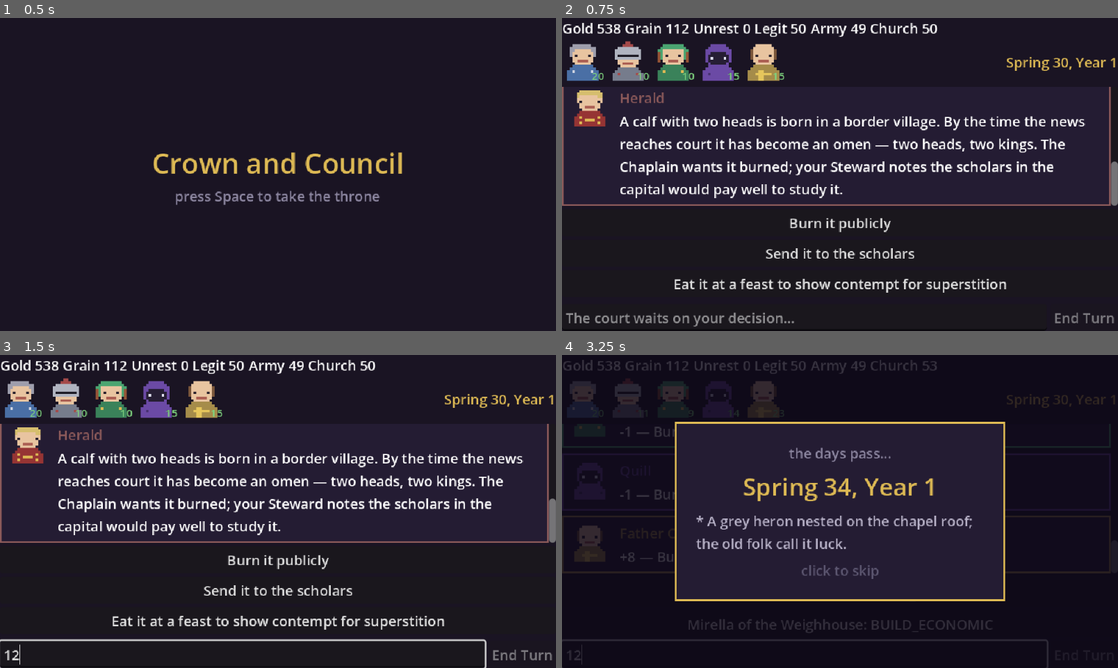
Above: before the commit, frames 1-4 (two rows, left to right).
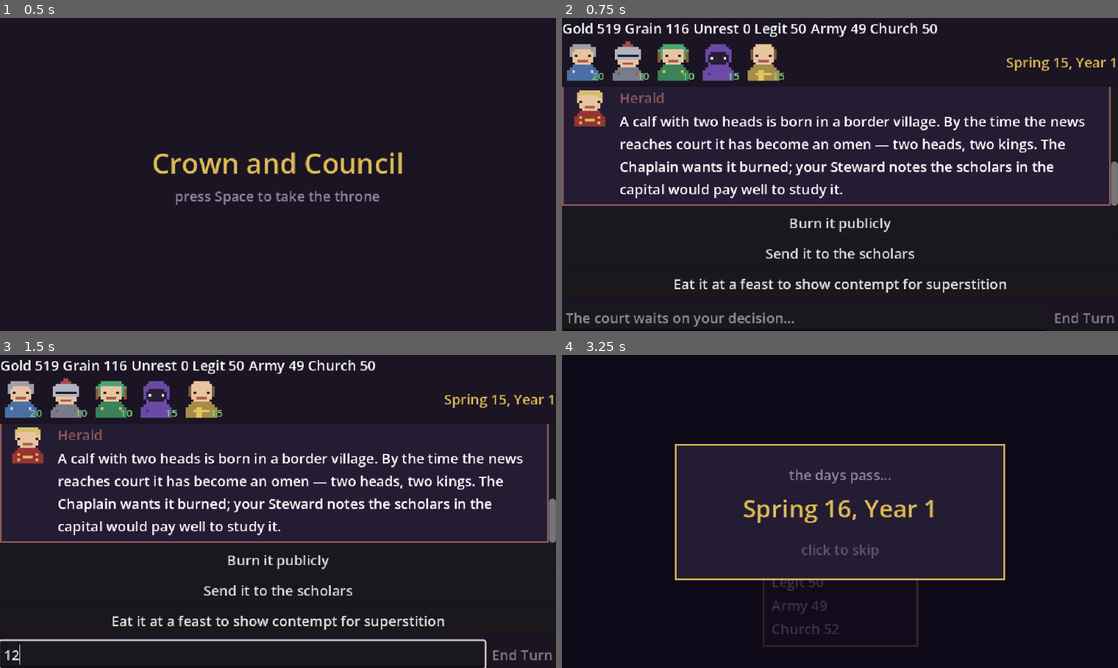
Above: after the commit, the same moments.

Repository: samuelzhang1201/game_design
Game: Godot game, scene res://scenes/game_root.tscn
Two runs of this game, one before a commit and one after it. Both use one fixed random seed, a clock stepped at 60 frames per second and the inputs below.
Inputs (mouse positions are in pixels of both pictures, inside the frame that each line leads up to):
- Up to frame 1 (0.5 s): no input
- Up to frame 2 (0.75 s): tap Space at 0.5 s; move the mouse to (962, 158) at 0.52 s; hold Enter (ui_accept) from 0.53 s (still down); click (962, 158) at 0.67 s
- Up to frame 3 (1.5 s): release Enter (ui_accept) at 1.25 s; click (244, 655) at 1.27 s; type "12" at 1.35 s
- Up to frame 4 (3.25 s): click "Burn it publicly" at 2 s; click "End Turn" at 2.75 s

Frame 1 is identical in both runs. In frame 2, 0.1% of the frame differs, in the area x 7-91%, y 2-16%; in frame 3, 0.1%; in frame 4, 15%, in the area x 0-100%, y 1-100%.

Commit message:
feat: DayRunScreen with kingdom card; GameRoot owns the turn cycle
Task 4: DayRunScreen hosts the calendar interlude with the KingdomCard in
changes mode, replacing council_screen's self-driven overlay. GameRoot now
owns the whole turn cycle (COURT emits end_turn_requested -> GameRoot ticks
-> DAY_RUN plays -> back to COURT via begin_with), fixing Task 3's interim
double-advance defect where council_screen's auto-start guard called
next_tick() a second time on campaign start and silently discarded tick 1's
report. council_screen's auto-start guard is removed entirely; GameRoot
always drives rendering via begin_with/begin. Calendar pacing now reads
dayrun_day_seconds from balance instead of a hardcoded const.

Co-Authored-By: Claude Fable 5 <noreply@anthropic.com>
Claude-Session: https://claude.ai/code/session_018r9884tT7xdRwHXuYPSJgU

Diff:
--- /dev/null
+++ b/scenes/day_run.tscn
@@ -0,0 +1,9 @@
+[gd_scene load_steps=2 format=3]
+
+[ext_resource type="Script" path="res://scripts/ui/day_run_screen.gd" id="1"]
+
+[node name="DayRunScreen" type="Control"]
+anchors_preset = 15
+anchor_right = 1.0
+anchor_bottom = 1.0
+script = ExtResource("1")
--- a/scripts/ui/calendar_overlay.gd
+++ b/scripts/ui/calendar_overlay.gd
@@ -8,7 +8,8 @@
 
 signal finished
 
-const DAY_SECONDS := 0.09
+## R6: pacing comes from balance (dayrun_day_seconds); slower, readable.
+var day_seconds := 0.22
 const NEWS_DAYS := [4, 9, 14]
 
 var date_label: Label
@@ -30,6 +31,8 @@
 	return pool[(tick * 31 + day * 7) % pool.size()]
 
 func _ready() -> void:
+	if Game.data != null:
+		day_seconds = Game.data.bal("dayrun_day_seconds")
 	set_anchors_and_offsets_preset(Control.PRESET_FULL_RECT)
 	visible = false
 	mouse_filter = Control.MOUSE_FILTER_STOP
@@ -88,7 +91,7 @@
 	season_label.text = "the days pass..."
 	date_label.text = Calendar.date_string(_tick, 1)
 	visible = true
-	_timer.start(DAY_SECONDS)
+	_timer.start(day_seconds)
 
 func playing() -> bool:
 	return visible
--- a/scripts/ui/council_screen.gd
+++ b/scripts/ui/council_screen.gd
@@ -1,5 +1,9 @@
 extends Control
 ## Council screen: metrics strip / transcript / input row. Built in code.
+
+## Emitted instead of self-driving the turn cycle: GameRoot owns advancing
+## the tick and playing the DAY_RUN interlude (Task 4). See begin_with.
+signal end_turn_requested
 
 const PIXEL_FONT_PATH := "res://assets/fonts/pixel.ttf"  # optional; falls back to default
 ## Character visuals live in their own scenes (scenes/characters/*) with
@@ -17,8 +21,6 @@
 var suggestions_box: VBoxContainer
 var free_text: LineEdit
 var end_turn: Button
-var calendar_overlay: CalendarOverlay
-var _pending_report: TickReport
 ## FIX 2(d): the last report rendered, kept so _finish_event can re-run
 ## _render_metrics after an event choice changes state.metrics — the metrics
 ## strip's numbers are read live from Game.state.metrics so they refresh
@@ -69,28 +71,25 @@
 	end_turn.focus_mode = Control.FOCUS_NONE  # activated by click or Enter (unhandled)
 	end_turn.pressed.connect(_on_end_turn)
 	input_row.add_child(end_turn)
-	calendar_overlay = CalendarOverlay.new()
-	calendar_overlay.finished.connect(_on_interlude_finished)
-	add_child(calendar_overlay)
 	_apply_font()
-	# Only auto-start when running as the main scene, or (interim, until Tasks
-	# 4-6 move tick orchestration into GameRoot) when GameRoot instantiates us
-	# for COURT. Under a test harness the screen is added beneath a plain test
-	# node, so this guard is false and the test fully controls the lifecycle
-	# (start_campaign + begin are called explicitly).
-	if get_parent() == get_tree().root or get_parent() is GameRoot:
-		if Game.state == null:
-			Game.start_campaign(42)
-		begin.call_deferred()
-
+
+## GameRoot always drives this screen's lifecycle now (see game_root.gd's
+## begin_with calls after MENU->COURT and DAY_RUN->COURT transitions). Old
+## tests that instantiate council.tscn directly still call this explicitly.
 func begin() -> void:
-	_render_report(Game.next_tick())
+	begin_with(Game.next_tick())
+
+## Renders a report without advancing the engine - called by GameRoot after
+## it has already advanced the tick and played the DAY_RUN interlude (or, at
+## campaign start, after the first next_tick()).
+func begin_with(report: TickReport) -> void:
+	_render_report(report)
 
 ## Enter ends the turn (when the order box isn't focused - a focused LineEdit
 ## consumes Enter itself, so this only fires from unhandled input).
 func _unhandled_input(event: InputEvent) -> void:
 	if event.is_action_pressed("ui_accept") and not end_turn.disabled \
-			and not calendar_overlay.playing() and Game.state.pending_event.is_empty():
+			and Game.state.pending_event.is_empty():
 		_on_end_turn()
 
 func suggestion_buttons() -> Array:
@@ -102,21 +101,15 @@
 func end_turn_button() -> Button:
 	return end_turn
 
-## End Turn advances the engine immediately (state is authoritative at once),
-## then plays the calendar interlude; the new report renders when it finishes.
+## End Turn no longer advances the engine itself - GameRoot owns the tick
+## advance and the DAY_RUN interlude (Task 4); this screen just signals that
+## the player is done for the fortnight. A fresh CouncilScreen instance is
+## rebuilt with End Turn enabled by default once GameRoot returns to COURT.
 func _on_end_turn() -> void:
 	if not Game.state.pending_event.is_empty():
 		return
 	end_turn.disabled = true
-	_pending_report = Game.next_tick()
-	calendar_overlay.play(_pending_report.tick)
-
-func _on_interlude_finished() -> void:
-	end_turn.disabled = false
-	if _pending_report != null:
-		var report := _pending_report
-		_pending_report = null
-		_render_report(report)
+	end_turn_requested.emit()
 
 func _render_report(report: TickReport) -> void:
 	_last_report = report
--- /dev/null
+++ b/scripts/ui/day_run_screen.gd
@@ -0,0 +1,29 @@
+class_name DayRunScreen
+extends Control
+## DAY_RUN state screen: the calendar interlude with the KingdomCard showing
+## what changed while the days pass (R6, R9).
+
+signal finished
+
+var overlay: CalendarOverlay
+var card: KingdomCard
+
+func _ready() -> void:
+	set_anchors_and_offsets_preset(Control.PRESET_FULL_RECT)
+	var bg := ColorRect.new()
+	bg.color = Color("1a1423")
+	bg.set_anchors_and_offsets_preset(Control.PRESET_FULL_RECT)
+	add_child(bg)
+	card = load("res://scenes/kingdom_card.tscn").instantiate()
+	card.set_anchors_and_offsets_preset(Control.PRESET_CENTER_BOTTOM)
+	card.grow_horizontal = Control.GROW_DIRECTION_BOTH
+	card.grow_vertical = Control.GROW_DIRECTION_BEGIN
+	card.position.y -= 24
+	add_child(card)
+	overlay = CalendarOverlay.new()
+	overlay.finished.connect(func(): finished.emit())
+	add_child(overlay)
+
+func run(report: TickReport) -> void:
+	card.show_changes(Game.state, report.metric_deltas)
+	overlay.play(report.tick)
--- a/scripts/ui/game_root.gd
+++ b/scripts/ui/game_root.gd
@@ -10,6 +10,7 @@
 
 var state: State = State.MENU
 var current_screen: Node
+var _pending_report: TickReport
 
 func _ready() -> void:
 	set_anchors_and_offsets_preset(Control.PRESET_FULL_RECT)
@@ -32,8 +33,10 @@
 			current_screen.start_requested.connect(_on_start_requested)
 		State.COURT:
 			current_screen = load(COURT_SCENE).instantiate()
-			# interim flow: council.tscn drives its own tick/interlude until
-			# Tasks 4-6 move that orchestration here.
+			current_screen.end_turn_requested.connect(_on_end_turn_requested)
+		State.DAY_RUN:
+			current_screen = load("res://scenes/day_run.tscn").instantiate()
+			current_screen.finished.connect(_on_day_run_finished)
 	add_child(current_screen)
 
 func _on_start_requested() -> void:
@@ -41,3 +44,15 @@
 	Game.next_tick()
 	# interim: straight to COURT; Task 5 inserts CONVERSATION here.
 	_switch_to(State.COURT)
+	current_screen.begin_with(Game.current_report)
+
+func _on_end_turn_requested() -> void:
+	_pending_report = Game.next_tick()
+	_switch_to(State.DAY_RUN)
+	current_screen.run(_pending_report)
+
+func _on_day_run_finished() -> void:
+	# interim: back to COURT with the new report; Task 5 routes to CONVERSATION.
+	_switch_to(State.COURT)
+	current_screen.begin_with(_pending_report)
+	_pending_report = null
--- a/tests/ui/test_calendar_overlay.gd
+++ b/tests/ui/test_calendar_overlay.gd
@@ -22,7 +22,7 @@
 	overlay.play(2)
 	assert_true(overlay.playing())
 	assert_string_contains(overlay.date_label.text, "Spring")
-	await wait_for_signal(overlay.finished, 4.0)
+	await wait_for_signal(overlay.finished, 6.0)
 	assert_false(overlay.playing())
 	assert_eq(_finished_count, 1)
 	assert_gt(overlay.news_box.get_child_count(), 0)
--- a/tests/ui/test_council_screen.gd
+++ b/tests/ui/test_council_screen.gd
@@ -6,6 +6,7 @@
 # Reassigning a member variable through the implicit `self` does propagate.
 # (Same reasoning as tests/llm/test_voicer_fallback.gd's `got`.)
 var got: Dictionary = {}
+var _end_turn_emitted := false
 
 func test_screen_builds_and_click_executes() -> void:
 	var screen: Node = load("res://scenes/council.tscn").instantiate()
@@ -25,9 +26,12 @@
 	if not Game.state.pending_event.is_empty():
 		screen.event_buttons()[0].pressed.emit()
 		await wait_frames(2)
+	_end_turn_emitted = false
+	screen.end_turn_requested.connect(func(): _end_turn_emitted = true)
 	screen.end_turn_button().pressed.emit()
 	await wait_frames(2)
-	assert_eq(Game.state.tick, 2)
+	assert_true(_end_turn_emitted)
+	assert_eq(Game.state.tick, 1)  # GameRoot owns advancing now
 
 func test_free_text_path_executes_via_fake_client() -> void:
 	Game.start_campaign(42)
--- /dev/null
+++ b/tests/ui/test_day_run.gd
@@ -0,0 +1,28 @@
+extends GutTest
+
+func test_day_run_plays_and_finishes_with_card_changes() -> void:
+	Game.start_campaign(42)
+	var report := Game.next_tick()
+	var d: DayRunScreen = load("res://scenes/day_run.tscn").instantiate()
+	add_child_autofree(d)
+	d.run(report)
+	await wait_frames(2)
+	assert_true(d.overlay.playing())
+	var texts := ""
+	for l in d.card.find_children("*", "Label", true, false):
+		texts += l.text + "\n"
+	assert_string_contains(texts, "→")  # at least one change row (income always moves treasury)
+	# click-skip immediately finishes
+	var click := InputEventMouseButton.new()
+	click.pressed = true
+	click.button_index = MOUSE_BUTTON_LEFT
+	d.overlay._on_gui_input(click)
+	await wait_for_signal(d.finished, 2.0)
+	assert_false(d.overlay.playing())
+
+func test_overlay_speed_comes_from_balance() -> void:
+	Game.start_campaign(42)
+	var d: DayRunScreen = load("res://scenes/day_run.tscn").instantiate()
+	add_child_autofree(d)
+	await wait_frames(1)
+	assert_almost_eq(d.overlay.day_seconds, Game.data.bal("dayrun_day_seconds"), 0.001)
--- a/tests/ui/test_game_root.gd
+++ b/tests/ui/test_game_root.gd
@@ -18,7 +18,12 @@
 	await wait_frames(2)
 	assert_ne(r.state, GameRoot.State.MENU)
 	assert_not_null(Game.state)
-	assert_gt(Game.state.tick, 0)
+	# Regression: council_screen's old auto-start guard used to advance the
+	# tick a second time on top of GameRoot's own next_tick() call (Task 3's
+	# interim double-advance defect), silently discarding tick 1's report.
+	# GameRoot now drives the single next_tick() and renders it via
+	# begin_with, so campaign start lands on exactly tick 1.
+	assert_eq(Game.state.tick, 1)
 
 func test_r_restarts_to_menu() -> void:
 	var r := _root()
Not shown, added: scripts/ui/day_run_screen.gd.uid
Not shown, added: tests/ui/test_day_run.gd.uid
